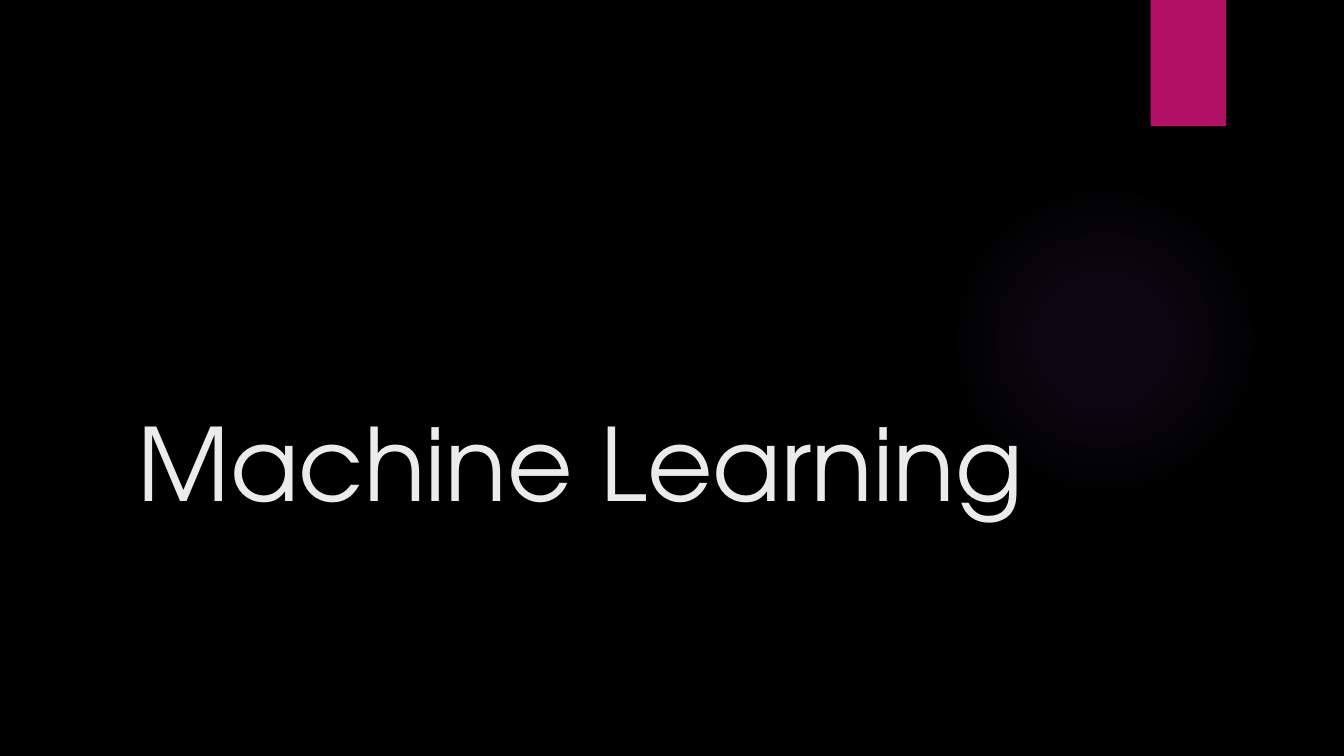
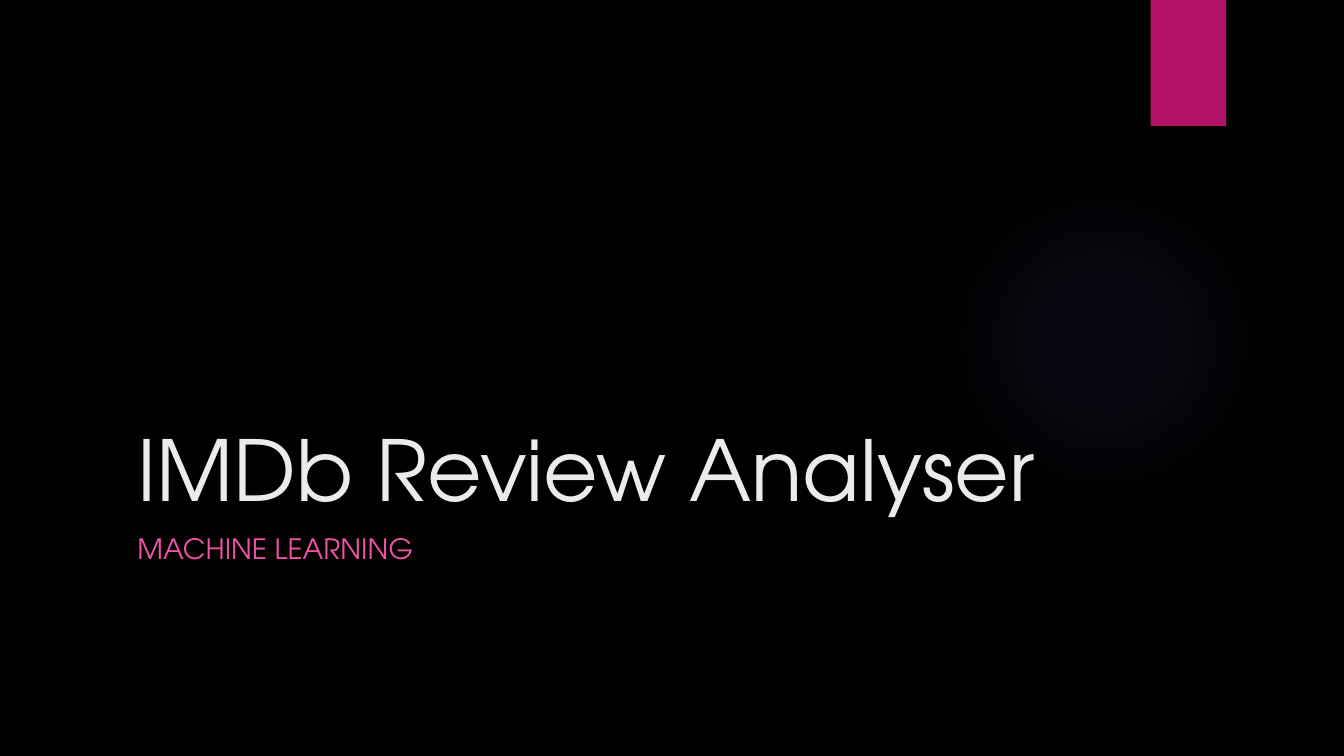
Before and after one commit to mourthe/IMDb-Review-Analyser, a slide deck: slide 1 of Machine Learning.pptx. Drawn at 1344x756 pixels with LibreOffice and Linux fonts; fonts in the diff are those of the drawing; background and template pictures are left out. Boxes give left, top, right and bottom in pixels: in the first picture for what was removed or moved away, otherwise in the second. Text is boxed around its words. In the diff, an @@ line names an element or a change of style, - is before the commit and + after.

Commit message:
Apresentação v1.2

```diff
--- a/Machine Learning.pptx
+++ b/Machine Learning.pptx
@@ title at (137,439,1035,540): text changed; size 72 to 60 pt @@
-Machine Learning
+IMDb Review Analyser
@@ subtitle added at (137,538,413,560), 20 pt, text #EF53A5 @@
+MACHINE LEARNING
```
